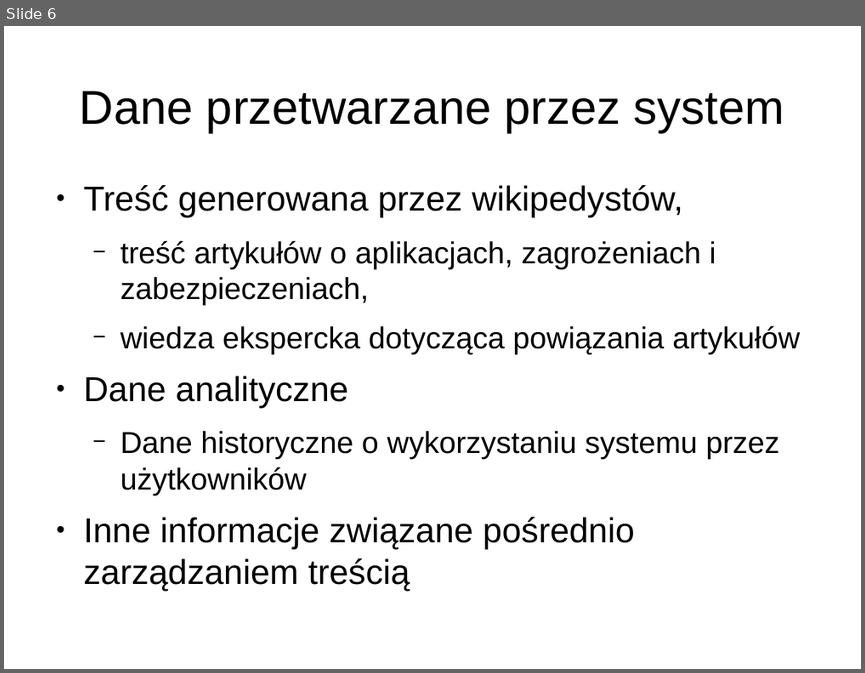
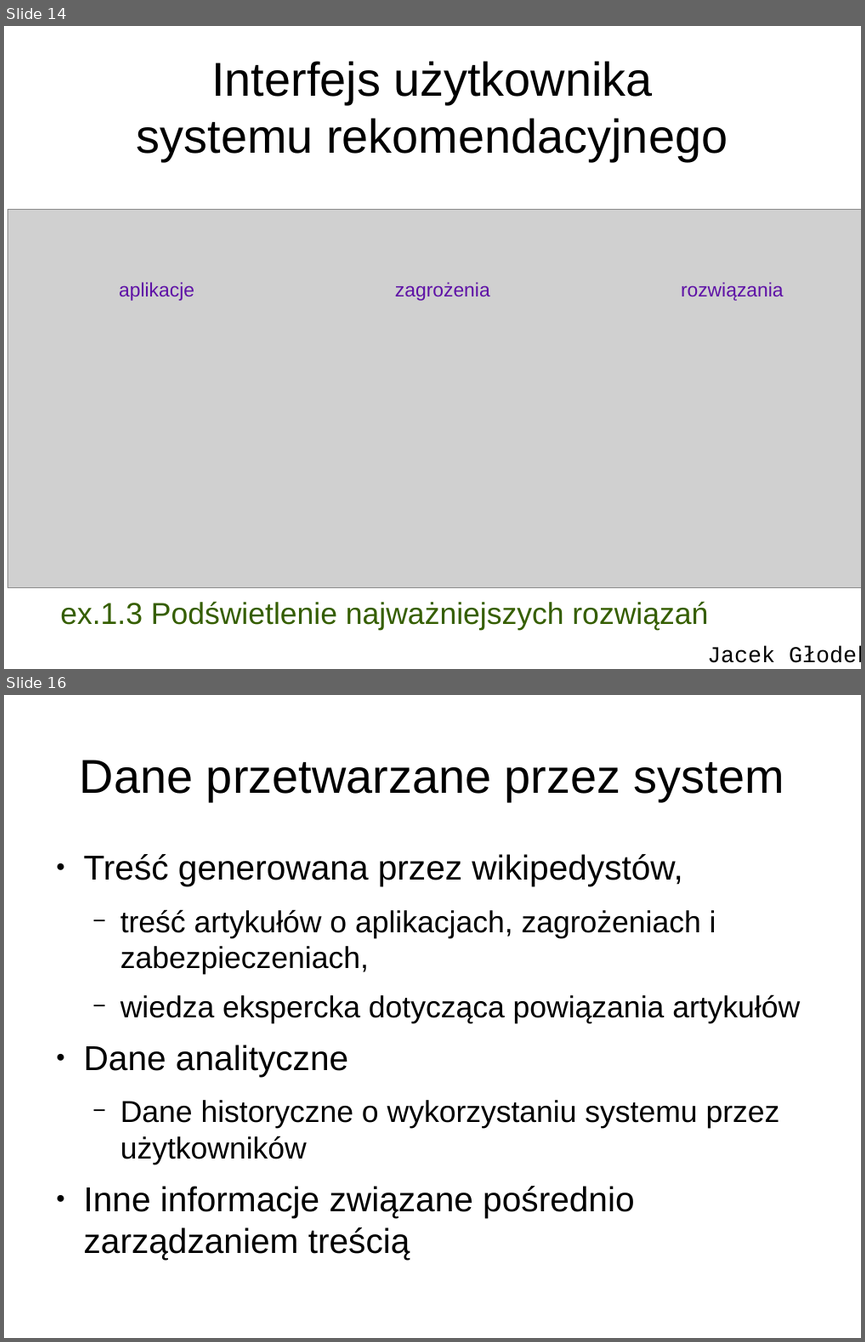
Before and after one commit to jglodek/wiki-expert, a slide deck: SDM2.odp. Shown one above the other, each under a label of ours: slide 6 before the commit, slides 14 and 16 after it; the slides between them are not shown. The pictures are 865x673 and 865x1342 pixels, drawn with LibreOffice and Linux fonts; fonts in the diff are those of the drawing; grey boxes stand for pictures. Boxes give left, top, right and bottom in pixels: in the first picture for what was removed or moved away, otherwise in the second. Text is boxed around its words. In the diff, an @@ line names an element or a change of style, - is before the commit and + after.

```diff
--- a/SDM2.odp
+++ b/SDM2.odp
@@ slide 14 added at bbox=[4, 26, 861, 669], background #FFFFFF @@
@@ title added at bbox=[137, 61, 727, 161], 44 pt, text #000000 @@
+Interfejs użytkownika
+systemu rekomendacyjnego
@@ picture added at bbox=[8, 209, 861, 587] @@
@@ text added at bbox=[119, 282, 194, 301], 18 pt, text #5E11A6 @@
+aplikacje
@@ text added at bbox=[395, 282, 490, 301], 18 pt, text #5E11A6 @@
+zagrożenia
@@ text added at bbox=[681, 282, 783, 301], 18 pt, text #5E11A6 @@
+rozwiązania
@@ text added at bbox=[60, 601, 708, 630], 28 pt, text #355E00 @@
+ex.1.3 Podświetlenie najważniejszych rozwiązań
@@ text added at bbox=[707, 646, 861, 663], 21 pt, text #000000 @@
+Jacek Głodek
@@ what was slide 6 is now slide 16 @@
```
Also in this commit, not shown: 7 slides changed, 13 other slides added, 2 slides removed, 2 other files.
